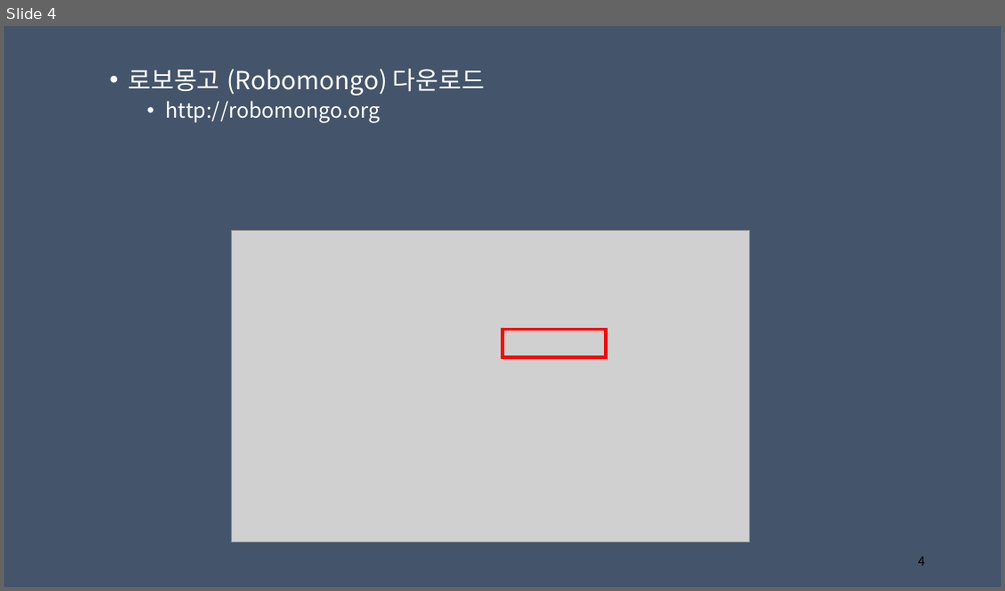
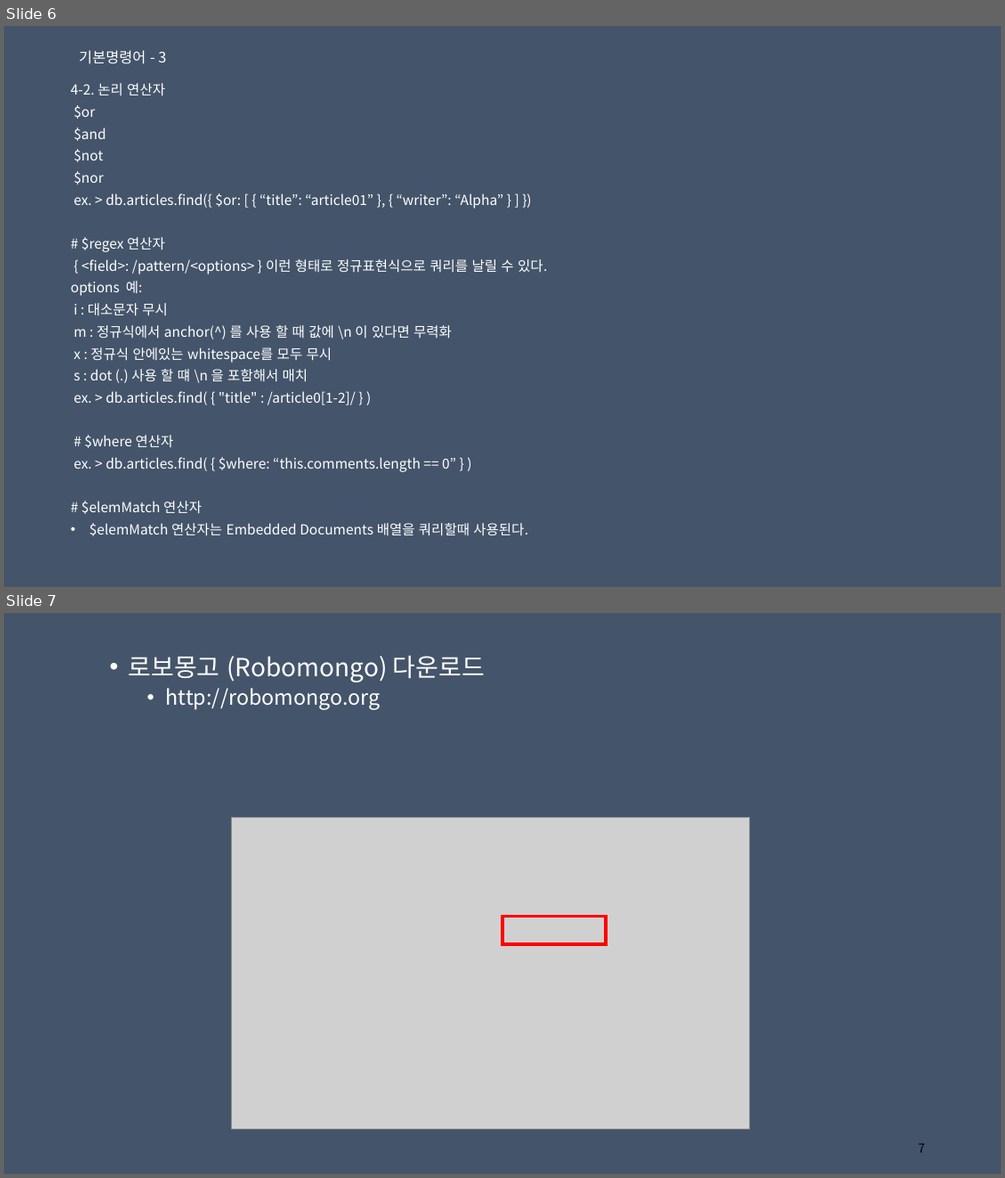
Before and after one commit to noirman1/gsrstudy, a slide deck: ch06/mongodb.pptx. Shown one above the other, each under a label of ours: slide 4 before the commit, slides 6 and 7 after it. The pictures are 1005x591 and 1005x1178 pixels, drawn with LibreOffice and Linux fonts; fonts in the diff are those of the drawing; grey boxes stand for pictures. Boxes give left, top, right and bottom in pixels: in the first picture for what was removed or moved away, otherwise in the second. Text is boxed around its words. In the diff, an @@ line names an element or a change of style, - is before the commit and + after.

```diff
--- a/ch06/mongodb.pptx
+++ b/ch06/mongodb.pptx
@@ slide 6 added at bbox=[4, 26, 1001, 587], background #44546A @@
@@ title added at bbox=[79, 50, 166, 64], 14 pt, text #FFFFFF @@
+기본명령어 - 3
@@ text added at bbox=[71, 83, 547, 536], 13.3 pt, text #FFFFFF @@
+4-2. 논리 연산자
+$or
+$and
+$not
+$nor
+ex. > db.articles.find({ $or: [ { “title”: “article01” }, { “writer”: “Alpha” } ] })
+# $regex 연산자
+{ <field>: /pattern/<options> } 이런 형태로 정규표현식으로 쿼리를 날릴 수 있다.
+options 예:
+i : 대소문자 무시
+m : 정규식에서 anchor(^) 를 사용 할 때 값에 \n 이 있다면 무력화
+x : 정규식 안에있는 whitespace를 모두 무시
+s : dot (.) 사용 할 떄 \n 을 포함해서 매치
+ex. > db.articles.find( { "title" : /article0[1-2]/ } )
+# $where 연산자
+ex. > db.articles.find( { $where: “this.comments.length == 0” } )
+# $elemMatch 연산자
+• $elemMatch 연산자는 Embedded Documents 배열을 쿼리할때 사용된다.
@@ what was slide 4 is now slide 7 @@
@@ page number at bbox=[918, 1143, 925, 1152]: text changed @@
-4
+7
```
Also in this commit, not shown: 3 slides changed, 2 other slides added, 3 other files.
